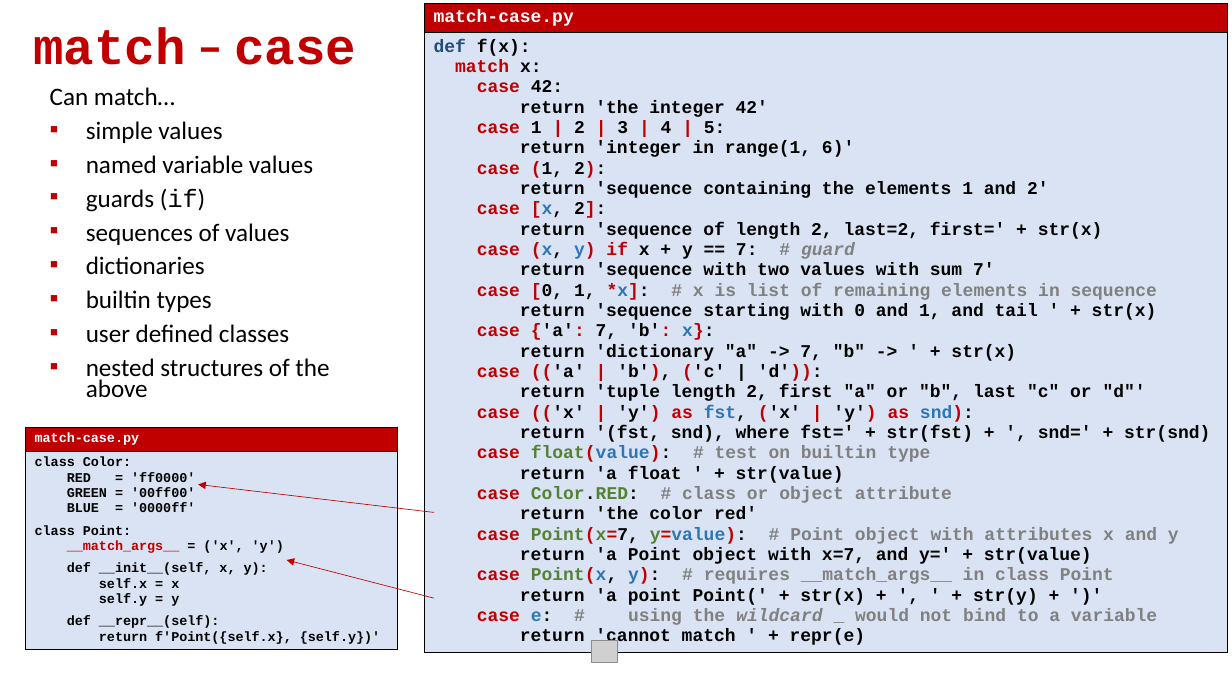
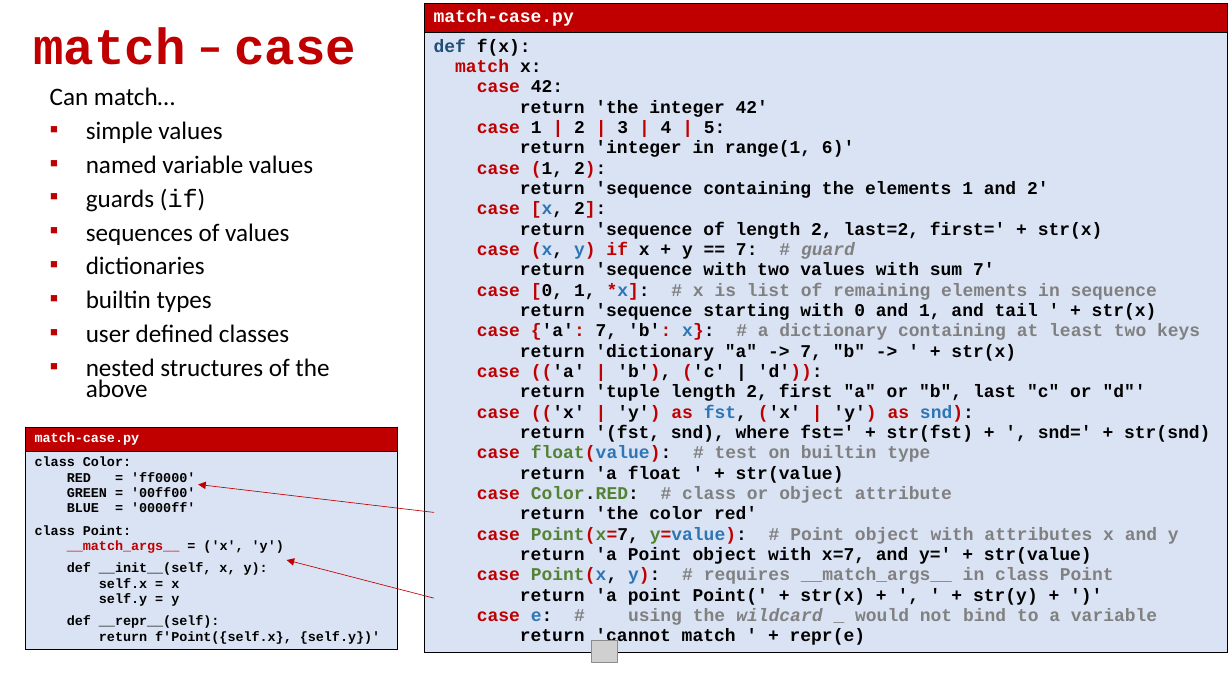
Before and after one commit to gsbrodal/gsbrodal.github.io, a slide deck: slide 29 of ipsa/slides/exceptions.pptx. Drawn at 1232x693 pixels with LibreOffice and Linux fonts; fonts in the diff are those of the drawing; grey boxes stand for pictures. Boxes give left, top, right and bottom in pixels: in the first picture for what was removed or moved away, otherwise in the second. Text is boxed around its words. In the diff, an @@ line names an element or a change of style, - is before the commit and + after.

```diff
--- a/ipsa/slides/exceptions.pptx
+++ b/ipsa/slides/exceptions.pptx
@@ table at (x1=424, y1=3, x2=1227, y2=689) @@
@@ row 2, column 1: "def f(x): / match x: / case 42: / return 'the integer 42' / case 1 | 2 | 3 | 4 | 5: / return 'integer in range(1, 6)' / case (1, 2): / return 'sequence containing the elements 1 and 2' / case [x, 2]: / return 'sequence of length 2, last=2, first=' + str(x) / case (x, y) if x + y == 7: # guard / return 'sequence with two values with sum 7' / case [0, 1, *x]: # x is list of remaining elements in sequence / return 'sequence starting with 0 and 1, and tail ' + str(x) / case {'a': 7, 'b': x}: / return 'dictionary "a" -> 7, "b" -> ' + str(x) / case (('a' | 'b'), ('c' | 'd')): / return 'tuple length 2, first "a" or "b", last "c" or "d"' / case (('x' | 'y') as fst, ('x' | 'y') as snd): / return '(fst, snd), where fst=' + str(fst) + ', snd=' + str(snd) / case float(value): # test on builtin type / return 'a float ' + str(value) / case Color.RED: # class or object attribute / return 'the color red' / case Point(x=7, y=value): # Point object with attributes x and y / return 'a Point object with x=7, and y=' + str(value) / case Point(x, y): # requires __match_args__ in class Point / return 'a point Point(' + str(x) + ', ' + str(y) + ')' / case e: # using the wildcard _ would not bind to a variable / return 'cannot match ' + repr(e)" to "def f(x): / match x: / case 42: / return 'the integer 42' / case 1 | 2 | 3 | 4 | 5: / return 'integer in range(1, 6)' / case (1, 2): / return 'sequence containing the elements 1 and 2' / case [x, 2]: / return 'sequence of length 2, last=2, first=' + str(x) / case (x, y) if x + y == 7: # guard / return 'sequence with two values with sum 7' / case [0, 1, *x]: # x is list of remaining elements in sequence / return 'sequence starting with 0 and 1, and tail ' + str(x) / case {'a': 7, 'b': x}: # a dictionary containing at least two keys / return 'dictionary "a" -> 7, "b" -> ' + str(x) / case (('a' | 'b'), ('c' | 'd')): / return 'tuple length 2, first "a" or "b", last "c" or "d"' / case (('x' | 'y') as fst, ('x' | 'y') as snd): / return '(fst, snd), where fst=' + str(fst) + ', snd=' + str(snd) / case float(value): # test on builtin type / return 'a float ' + str(value) / case Color.RED: # class or object attribute / return 'the color red' / case Point(x=7, y=value): # Point object with attributes x and y / return 'a Point object with x=7, and y=' + str(value) / case Point(x, y): # requires __match_args__ in class Point / return 'a point Point(' + str(x) + ', ' + str(y) + ')' / case e: # using the wildcard _ would not bind to a variable / return 'cannot match ' + repr(e)" @@
```
Also in this commit, not shown: 6 other files.
